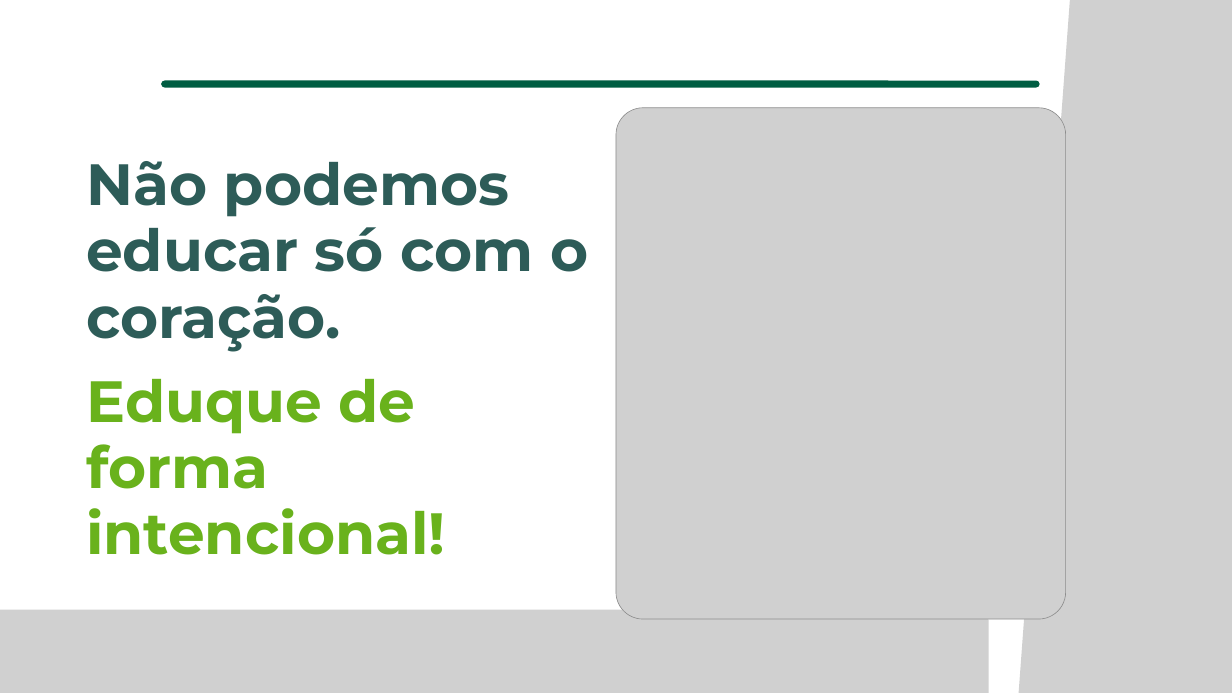
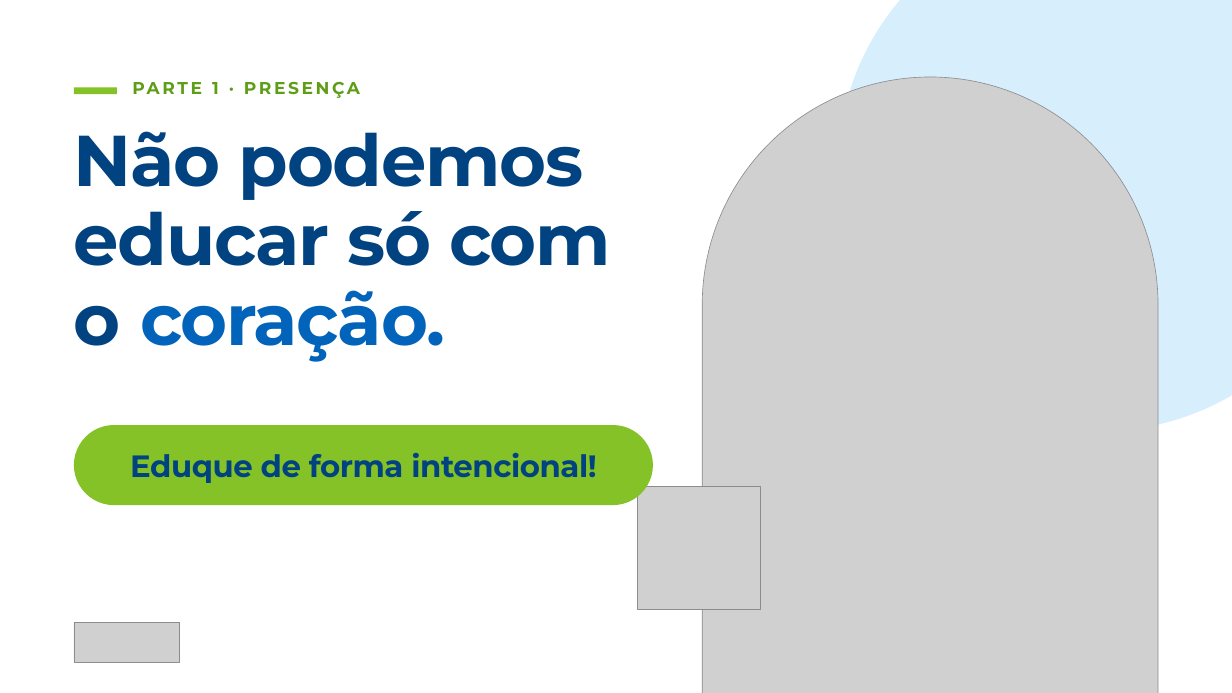
Before and after one commit to freelasrabbit-sys/logo, a slide deck: slide 2 of apresentacoes/aula-2/aula-2-integra.pptx. Drawn at 1232x693 pixels with LibreOffice and Linux fonts; fonts in the diff are those of the drawing; grey boxes stand for pictures. Boxes give left, top, right and bottom in pixels: in the first picture for what was removed or moved away, otherwise in the second. Text is boxed around its words. In the diff, an @@ line names an element or a change of style, - is before the commit and + after.

```diff
--- a/apresentacoes/aula-2/aula-2-integra.pptx
+++ b/apresentacoes/aula-2/aula-2-integra.pptx
@@ rectangle added at bbox=[0, 0, 1232, 693], fill #FFFFFF @@
@@ ellipse added at bbox=[838, 0, 1232, 431], fill #24A2F7 at 18% opacity @@
@@ picture removed at bbox=[1006, 0, 1232, 693] @@
@@ rectangle added at bbox=[74, 87, 117, 94], fill #85C227 @@
@@ line removed from (164, 84) to (1036, 84) @@
@@ text added at bbox=[212, 82, 219, 94], 20 pt, text #5E9E17, bold @@
+PARTE 1 · PRESENÇA
@@ picture: place and size @@
-picture at bbox=[616, 108, 1066, 619]
+picture at bbox=[702, 77, 1158, 693]
@@ text at bbox=[74, 131, 611, 362]: text changed; size 68 to 84 pt; text colour #2D5C58 to #004380 @@
-Não podemos educar só com o coração.
-Eduque de forma intencional!
+Não podemos
+educar só com
+o coração.
@@ text "Não podemos" at bbox=[74, 131, 611, 362]: vertical alignment middle to top @@
@@ rounded rectangle added at bbox=[74, 425, 653, 505], fill #85C227 @@
@@ text added at bbox=[130, 453, 596, 483], 36 pt, text #004380, bold @@
+Eduque de forma intencional!
@@ picture added at bbox=[638, 487, 761, 610] @@
@@ picture removed at bbox=[1049, 503, 1232, 693] @@
@@ picture removed at bbox=[0, 610, 989, 693] @@
@@ picture added at bbox=[74, 622, 180, 662] @@
```
Also in this commit, not shown: 23 other slides changed, 1 slide added, 1 slide removed, 1 other file.
